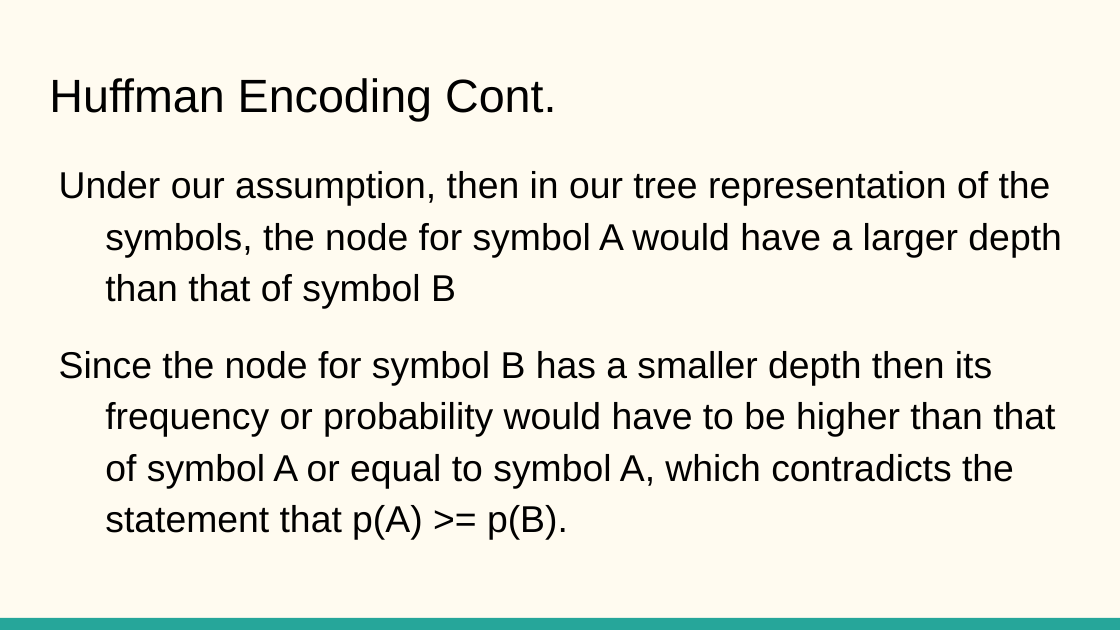
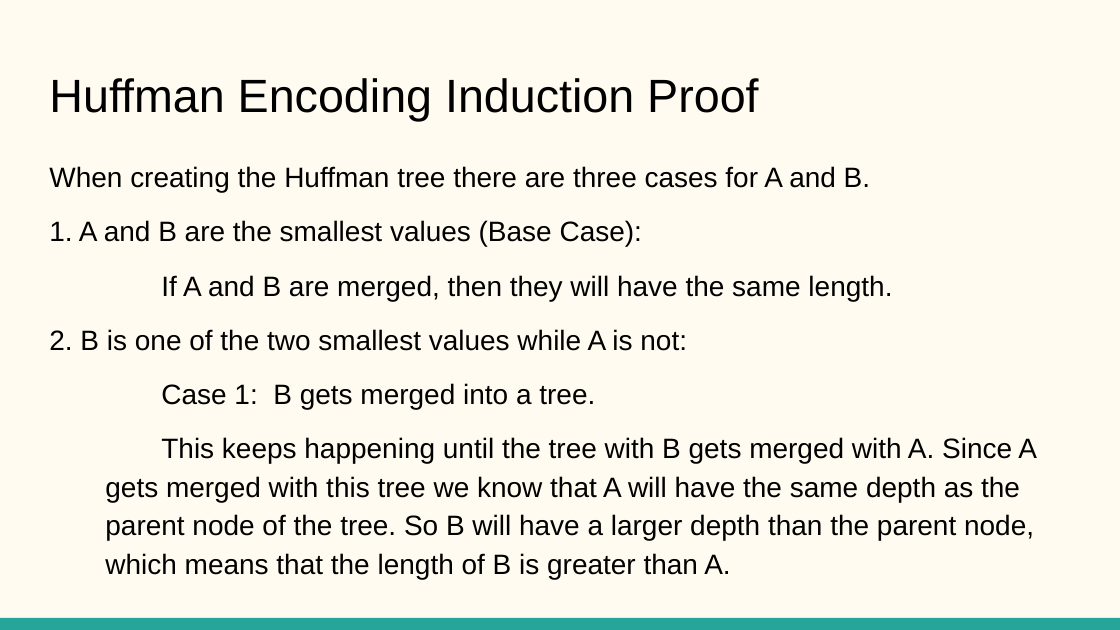
Before and after one commit to amygwong/csc59866, a slide deck: slide 4 of hw1/Presentation.pptx. Drawn at 1120x630 pixels with LibreOffice and Linux fonts; fonts in the diff are those of the drawing. Boxes give left, top, right and bottom in pixels: in the first picture for what was removed or moved away, otherwise in the second. Text is boxed around its words. In the diff, an @@ line names an element or a change of style, - is before the commit and + after.

Commit message:
Change Huffman Encoding Answer

```diff
--- a/hw1/Presentation.pptx
+++ b/hw1/Presentation.pptx
@@ title at (49, 78, 758, 121): text changed @@
-Huffman Encoding Cont.
+Huffman Encoding Induction Proof
@@ text at (49, 166, 1037, 579): text changed; size 24 to 18 pt @@
-Under our assumption, then in our tree representation of the symbols, the node for symbol A would have a larger depth than that of symbol B
-Since the node for symbol B has a smaller depth then its frequency or probability would have to be higher than that of symbol A or equal to symbol A, which contradicts the statement that p(A) >= p(B).
+When creating the Huffman tree there are three cases for A and B.
+1. A and B are the smallest values (Base Case):
+If A and B are merged, then they will have the same length.
+2. B is one of the two smallest values while A is not:
+Case 1: B gets merged into a tree.
+This keeps happening until the tree with B gets merged with A. Since A gets merged with this tree we know that A will have the same depth as the parent node of the tree. So B will have a larger depth than the parent node, which means that the length of B is greater than A.
```
Also in this commit, not shown: 3 slides added, 1 slide removed.
